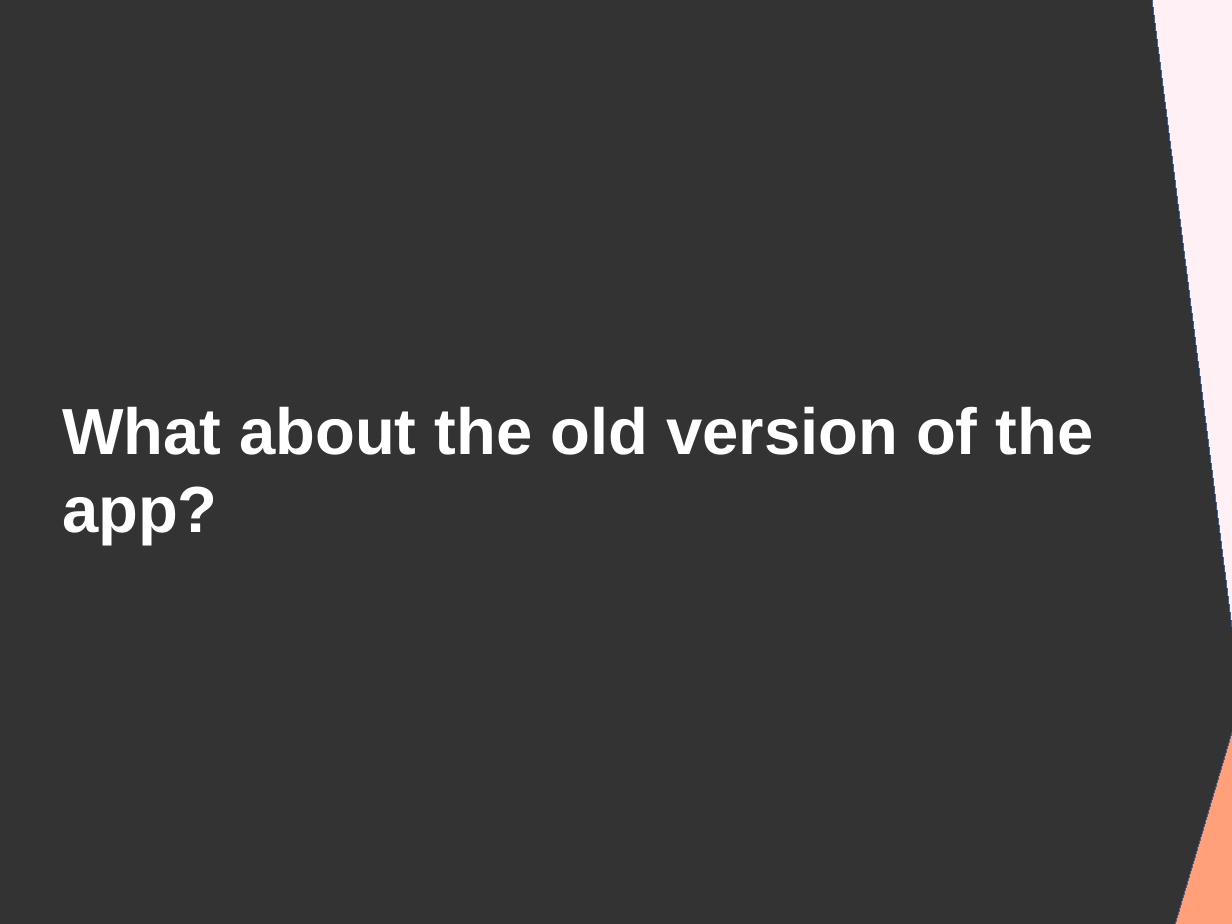
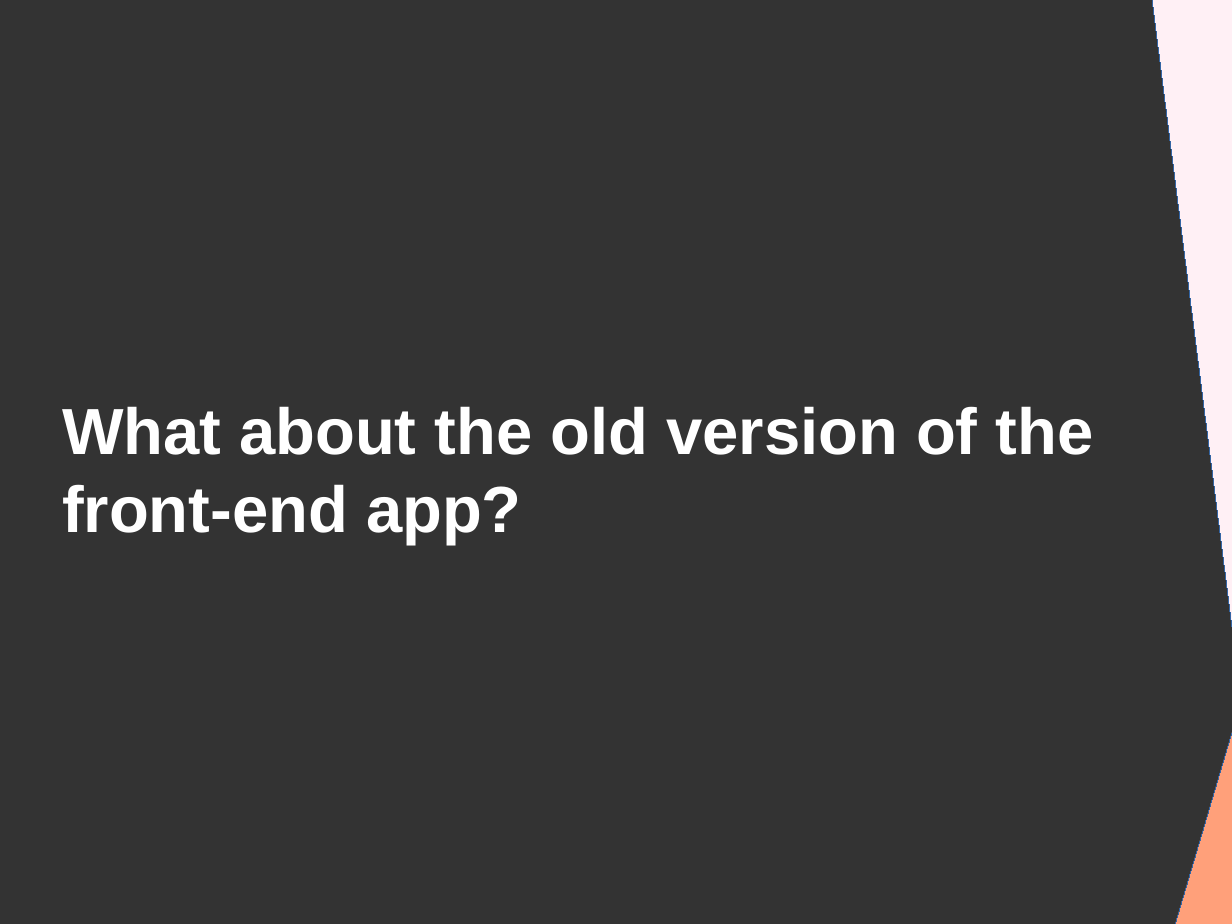
Before and after one commit to DanYellow/presentations, a slide deck: slide 27 of graphql/presentation.odp. Drawn at 1232x924 pixels with LibreOffice and Linux fonts; fonts in the diff are those of the drawing. Boxes give left, top, right and bottom in pixels: in the first picture for what was removed or moved away, otherwise in the second. Text is boxed around its words. In the diff, an @@ line names an element or a change of style, - is before the commit and + after.

```diff
--- a/graphql/presentation.odp
+++ b/graphql/presentation.odp
@@ title at bbox=[62, 406, 1094, 545]: text changed @@
-What about the old version of the app?
+What about the old version of the front-end app?
```
Also in this commit, not shown: 4 other slides changed, 1 slide added, 1 other file.
